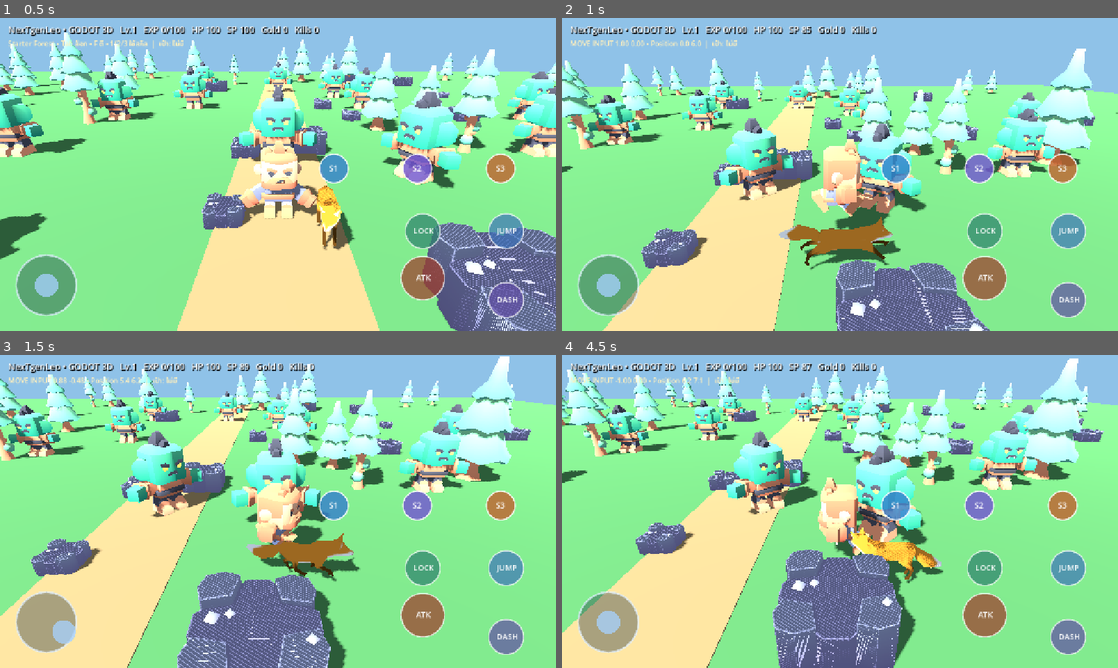
Above: before the commit, frames 1-4 (two rows, left to right).
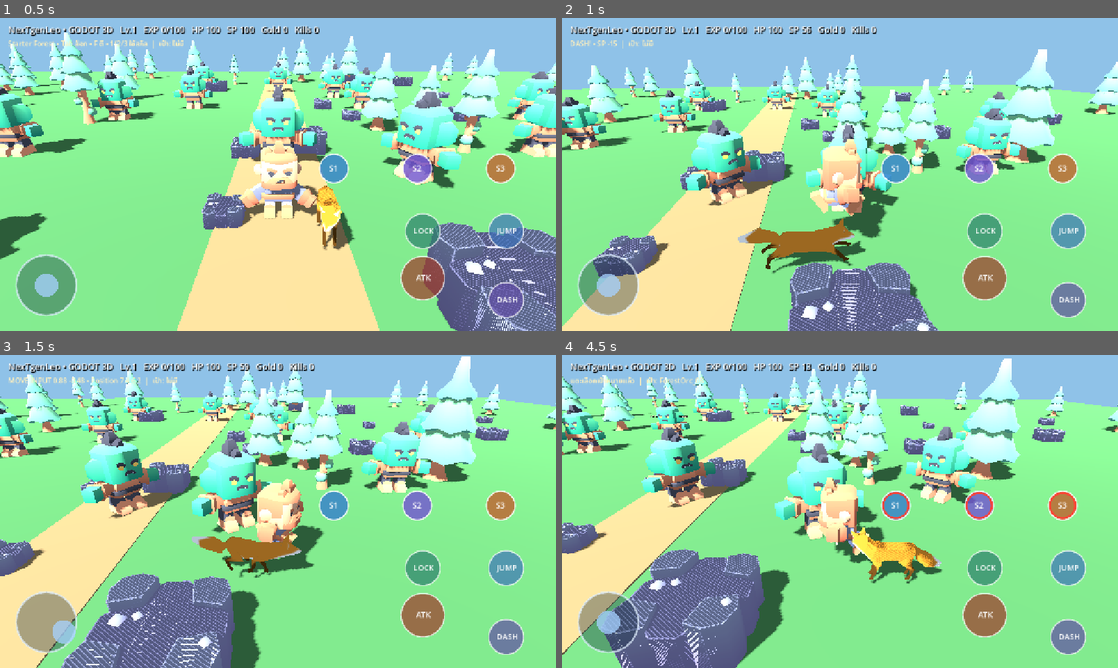
Above: after the commit, the same moments.

Repository: redfullmoon209-debug/NexTgenLeo
Game: Godot game, scene res://godot_src/main.tscn
Two runs of this game, one before a commit and one after it. Both use one fixed random seed, a clock stepped at 60 frames per second and the inputs below.
Inputs (mouse positions are in pixels of both pictures, inside the frame that each line leads up to):
- Up to frame 1 (0.5 s): no input
- Up to frame 2 (1 s): tap Enter at 0.5 s; move the mouse to (962, 158) at 0.52 s; hold D (leo_right) from 0.53 s (still down); hold Shift (leo_dash, bound only after the commit) from 0.53 s (still down); click (962, 158) at 0.67 s; tap Space at 0.77 s; tap Q at 0.8 s
- Up to frame 3 (1.5 s): release D (leo_right) at 1.25 s; release Shift (leo_dash, bound only after the commit) at 1.25 s; drag from (166, 527) to (250, 574) at 1.27 s
- Up to frame 4 (4.5 s): move the mouse to (895, 442) at 2.02 s; hold D (leo_right) 2.03-2.75 s; hold F (leo_attack) 2.03-2.75 s; tap Q at 2.3, 3.8 s; drag from (812, 574) to (673, 464) at 2.77 s; move the mouse to (1006, 558) at 3.52 s; hold A (leo_left) 3.53-4.25 s; hold Shift (leo_dash, bound only after the commit) 3.53-4.25 s; tap Space at 3.77 s; drag from (673, 464) to (756, 433) at 4.27 s

Frame 1 is identical in both runs. In frame 2, 39% of the frame differs, in the area x 0-100%, y 2-100%; in frame 3, 47%; in frame 4, 55%, in the area x 0-100%, y 1-100%.

Commit message:
Fix stationary PC dash with forward impulse and add Q fallback key

Diff:
--- a/godot_src/main.gd
+++ b/godot_src/main.gd
@@ -27,6 +27,7 @@
 const SKILL_DELAYS = [6.0, 9.0, 14.0]
 var skill_feedback_timer := 0.0
 var dash_timer := 0.0
+var dash_direction := Vector3(0, 0, -1)
 var attack_lock := 0.0
 var jump_queued := false
 var player_level := 1
@@ -54,6 +55,7 @@
 var input_debug_timer := 0.0
 var pc_attack_was_down := false
 var pc_lock_was_down := false
+var pc_dash_was_down := false
 var look_id := -1
 var last_look := Vector2.ZERO
 var touches: Dictionary = {}
@@ -87,6 +89,7 @@
     bindings["leo_skill1"] = [KEY_1]
     bindings["leo_skill2"] = [KEY_2]
     bindings["leo_skill3"] = [KEY_3]
+    bindings["leo_dash"] = [KEY_SHIFT, KEY_Q]
     for action_name in bindings:
         if not InputMap.has_action(action_name):
             InputMap.add_action(action_name)
@@ -434,6 +437,10 @@
         skill_cooldowns[skill_index] = maxf(0.0, float(skill_cooldowns[skill_index]) - delta)
     if hud != null:
         hud.call("set_skills", skill_cooldowns, stamina)
+    var dash_down := Input.is_action_pressed("leo_dash") or Input.is_physical_key_pressed(KEY_SHIFT) or Input.is_physical_key_pressed(KEY_Q)
+    if dash_down and not pc_dash_was_down:
+        _dash()
+    pc_dash_was_down = dash_down
     attack_timer = maxf(0.0, attack_timer - delta)
     attack_lock = maxf(0.0, attack_lock - delta)
     dash_timer = maxf(0.0, dash_timer - delta)
@@ -449,7 +456,9 @@
     var forward := Vector3(sin(camera_yaw), 0, -cos(camera_yaw))
     var right := Vector3(cos(camera_yaw), 0, sin(camera_yaw))
     var direction := (right * axis.x + forward * axis.y).normalized()
-    if attack_lock > 0.0 and dash_timer <= 0.0:
+    if dash_timer > 0.0:
+        direction = dash_direction
+    elif attack_lock > 0.0:
         direction = Vector3.ZERO
     elif auto_attack and is_instance_valid(target) and target.visible:
         var toward := target.global_position - player.global_position
@@ -678,9 +687,17 @@
         _set_status("SP ไม่เพียงพอสำหรับ Dash")
         return
     stamina -= 15.0
+    # Dash in the chosen movement direction, or forward when standing still.
+    var axis := _move_input()
+    var forward := Vector3(sin(camera_yaw), 0, -cos(camera_yaw))
+    var right := Vector3(cos(camera_yaw), 0, sin(camera_yaw))
+    dash_direction = (right * axis.x + forward * axis.y).normalized() if axis.length_squared() > 0.01 else Vector3(sin(player.rotation.y), 0, cos(player.rotation.y))
+    if dash_direction.length_squared() < 0.01:
+        dash_direction = forward
     attack_lock = 0.0
     auto_attack = false
-    dash_timer = 0.26
+    dash_timer = 0.32
+    _set_status("DASH! • SP -15")
 
 func _input(event: InputEvent) -> void:
     if event is InputEventKey:
@@ -705,7 +722,7 @@
                 _use_skill(2)
             KEY_SPACE:
                 _jump()
-            KEY_SHIFT:
+            KEY_SHIFT, KEY_Q:
                 _dash()
             KEY_ESCAPE:
                 target = null
